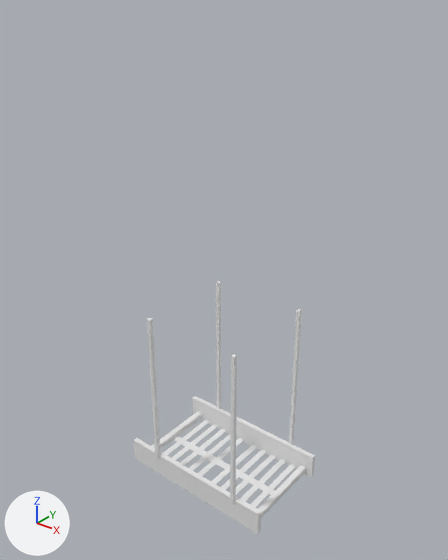
The FBX model Cor Umbra 2.0/Assets/_Dev/Jow/Objects/FBX_01/Misc/SM_PROP_GRID_WIRES.fbx, before and after one commit.
Rendered twice from a 50 mm camera at (1.94, -3.24, 3.81) aimed at (-0.67, 0.02, 1.79). Arrows for +X, +Y and +Z are at lower left; the lights stay in place. The picture after the commit comes second. Where no turn or scale is listed for an object, it has been applied to the vertices.

In view in the first picture: 'SM_PROP_GRID_WIRES'.
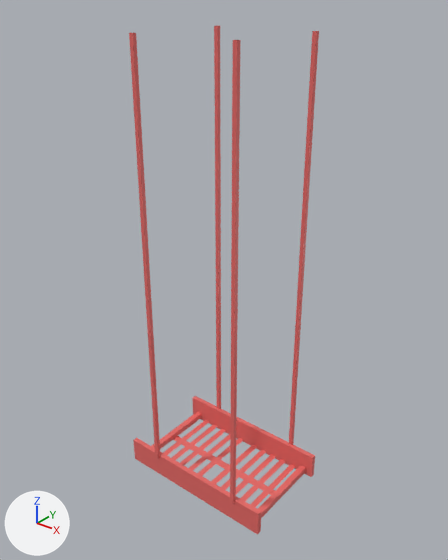
What changed in the scene script:
```text
Add mat_m_props_02:
    mat_m_props_02 = principled_material('M_PROPS_02')
    mat_m_props_02.base_color = (0.8, 0.142, 0.131)  # red #e76965
Change me_cube_024:
    used by ob_sm_prop_grid_wires; location = (0.0, 0.0, 0.0)
    remove me_cube_024.from_pydata(...)  # 178 vertices, 118 faces; spans x -1.33..0.0, y -0.42..0.42, z 0.0..1.51
    add me_cube_024.from_pydata(...)  # 178 vertices, 114 faces; spans x -1.33..0.0, y -0.42..0.42, z 0.0..3.51
    me_cube_024 part 1
    16 vertices are removed from x -1.06..-0.23, y -0.42..0.42, z 1.51
    20 faces are deleted
    8 new vertices lie (0.0, 0.0, 3.35) away from vertices in x -1.06..-0.23, y -0.39..0.39, z 0.16
    8 new vertices lie (0.0, 0.0, 3.32) away from vertices in x -1.06..-0.23, y -0.42..0.42, z 0.19
    16 new faces join them
    me_cube_024 part 2: 98 faces spanning x -1.33..0.0, y -0.42..0.42, z 0.0..0.21 switch from no material to mat_m_props_02 (red #e76965)
```

What differs and where, as boxes [x1, y1, x2, y2] in the pictures (448 x 560 px; the box of a moved part takes in the faces that stretch with it):
'SM_PROP_GRID_WIRES', reshaped (100% taller)
    before: [133, 281, 315, 534]
    after: [129, 26, 319, 534]
part 1 of me_cube_024, moved or reshaped
    before: [147, 281, 302, 503]
    after: [129, 26, 319, 503]
part 2 of me_cube_024, recoloured (white to red)
    both: [133, 396, 315, 534]
